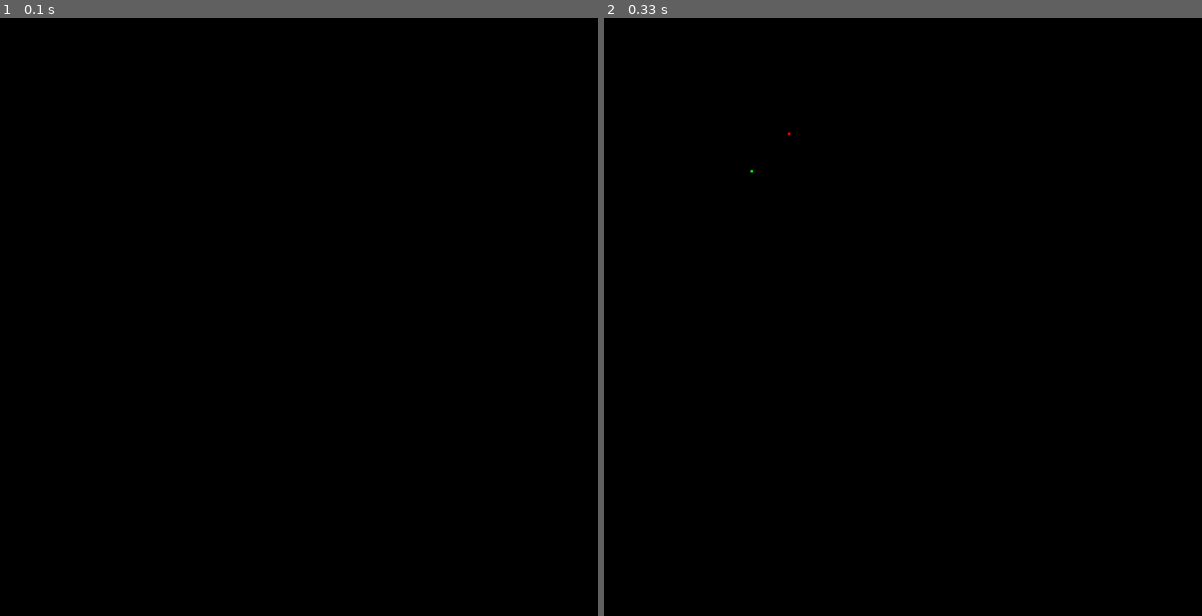
Above: before the commit, frames 1-2 (left to right).
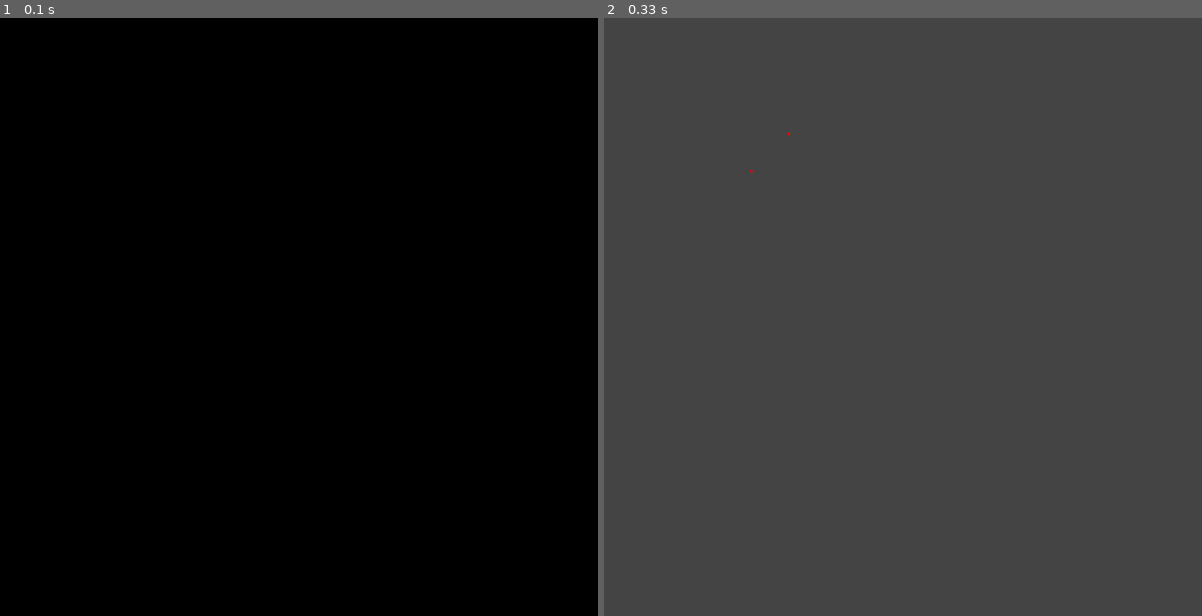
Above: after the commit, the same moments.

Repository: prestonbrubaker/archipelago
Game: pygame game, started from archipelago/pygame_visual.py
Same seed, same stepped clock (60 frames per second), same inputs: the game is played once before the commit and once after it.
Inputs:
- Up to frame 1 (0.1 s): no input
- Up to frame 2 (0.33 s): no input

Frame 1 is identical in both runs. In frame 2, 100% of the frame differs, in the area x 0-100%, y 0-100%.

Commit message:
Update pygame_visual.py

Diff:
--- a/archipelago/pygame_visual.py
+++ b/archipelago/pygame_visual.py
@@ -41,12 +41,22 @@
             running = False
 
     if data_array:
-        window.fill((0, 0, 0))
+        window.fill((70, 70, 70))
         for item in data_array:
             obj_type, x_unit, y_unit = item
             x = x_unit * size
             y = y_unit * size
-            color = (255, 0, 0) if obj_type == 0 else (0, 255, 0)
+            if(obj_type == 0):
+                color = (255, 0, 0)
+            elif(obj_type == 1):
+                color = (0, 0, 255)
+            elif(obj_type == 2):
+                color = (0, 255, 255)
+            elif(obj_type == 3):
+                color = (255, 0, 0)
+            else:
+                color = (255, 255, 0)
+
             pygame.draw.rect(window, color, (x, y, 5, 5))
         pygame.display.flip()
 
